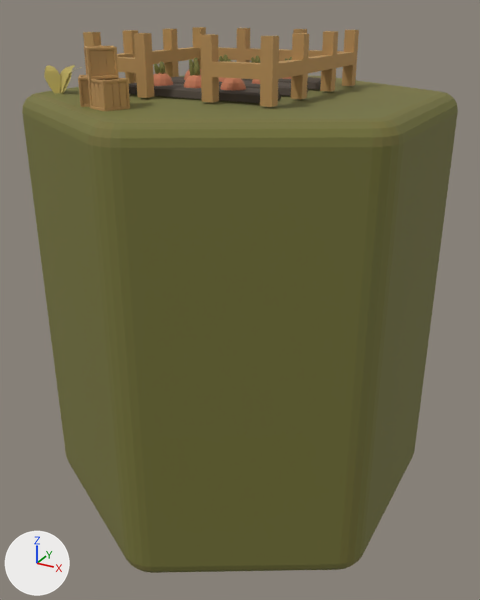
One commit to the glTF model public/models/Hex-champ2.glb: the scene before it, then after it.
Before and after are seen from a 50 mm lens placed at (1.49, -2.72, 1.35), pointed at (0.02, -0.05, 0.01). The lights are fixed; the arrows at lower left show +X, +Y and +Z.

The first picture shows 'Cube.078_Material.001_0', 'Cube.086_Material.001_0', 'Cylinder', 'Plane.083_Material.001_0'.
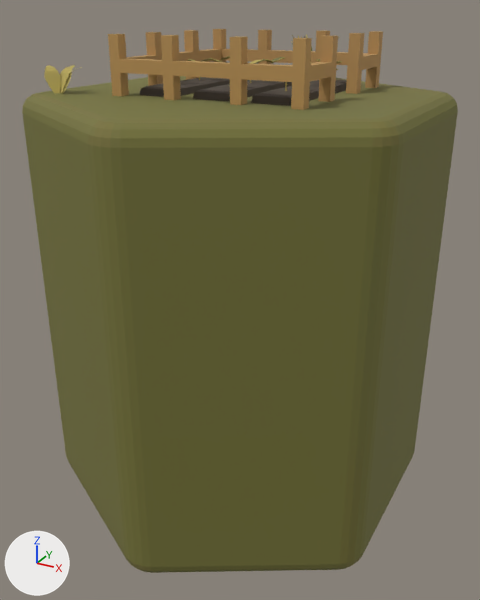
The newer file is also turned or shifted as a whole; pictures and numbers use the older file's frame.

Location of each change, [x1, y1, x2, y2] in pixels of the pictures (480 x 600 px):
'Cube.083_Material.001_0', added (brown): after [108, 29, 383, 110]
'Cube.078_Material.001_0', deleted (brown): before [83, 27, 359, 107]
'Cube.086_Material.001_0', deleted (brown): before [78, 46, 130, 111]

The change, as a list of edits to the scene's bpy script:
```text
Add me_cube_083_material_001_0:
    me_cube_083_material_001_0.from_pydata(...)  # 2663 vertices, 5082 faces; spans x -0.419..0.472, y -0.383..0.503, z -0.153..0.095
    me_cube_083_material_001_0.materials.append(mat_material_004)  # picture img_image_0
Remove ob_cube_078_material_001_0:
    ob_cube_078_material_001_0 = bpy.data.objects.new('Cube.078_Material.001_0', me_cube_078_material_001_0)
    ob_cube_078_material_001_0.location = (0.0, 0.0, 0.0)
Remove ob_cube_086_material_001_0:
    ob_cube_086_material_001_0 = bpy.data.objects.new('Cube.086_Material.001_0', me_cube_086_material_001_0)
    ob_cube_086_material_001_0.location = (0.0, 0.0, 0.0)
Add ob_cube_083_material_001_0:
    ob_cube_083_material_001_0 = bpy.data.objects.new('Cube.083_Material.001_0', me_cube_083_material_001_0)
    ob_cube_083_material_001_0.location = (0.0, 0.0, 1.151)
```
